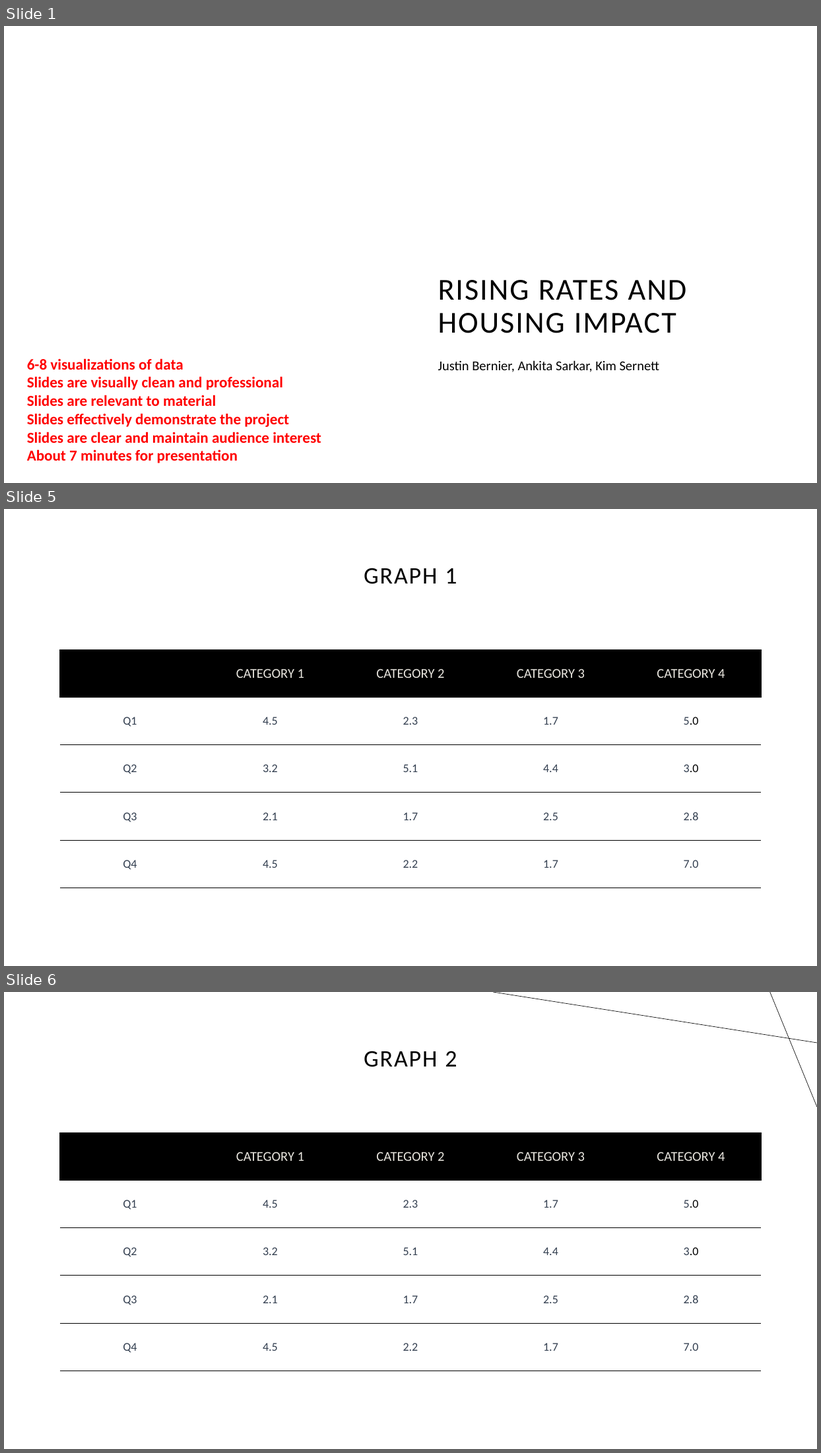
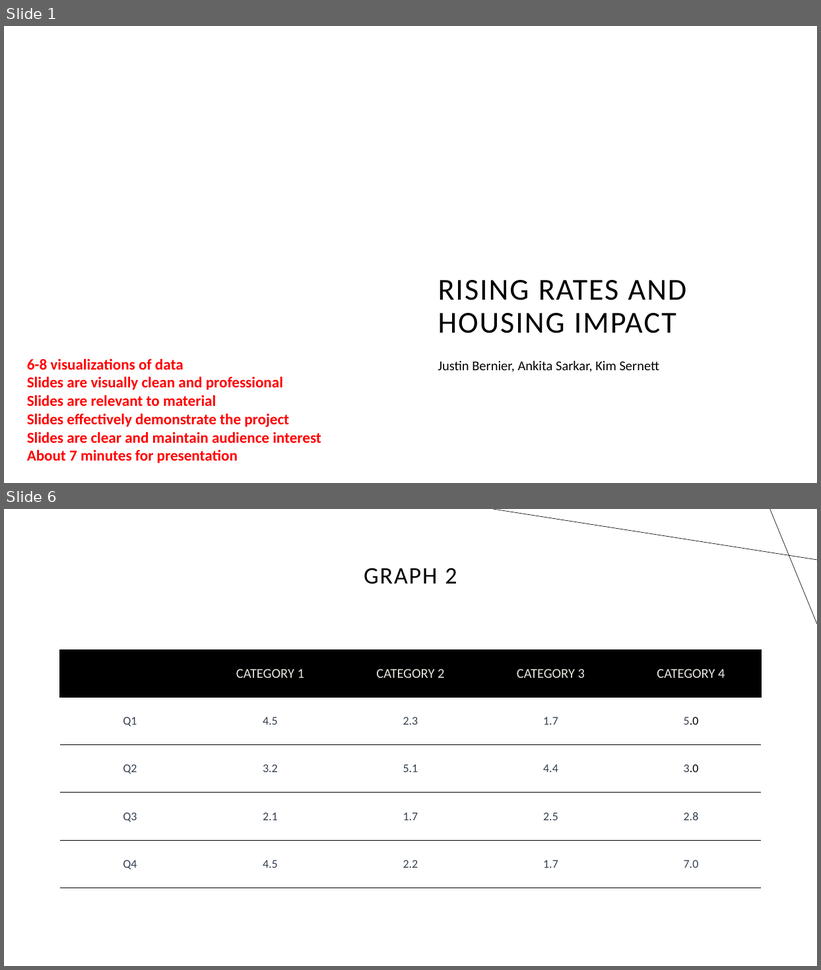
Before and after one commit to zarbin/UTA_Project-1, a slide deck: Presentation/slide_deck.pptx. Shown one above the other, each under a label of ours: slides 1, 5 and 6 before the commit, slides 1 and 6 after it; the slides between them are not shown. The pictures are 821x1453 and 821x970 pixels, drawn with LibreOffice and Linux fonts; fonts in the diff are those of the drawing; background and template pictures are left out. Boxes give left, top, right and bottom in pixels: in the first picture for what was removed or moved away, otherwise in the second. Text is boxed around its words. In the diff, an @@ line names an element or a change of style, - is before the commit and + after.

```diff
--- a/Presentation/slide_deck.pptx
+++ b/Presentation/slide_deck.pptx
@@ slide 5 removed at bbox=[4, 509, 817, 966], background #FFFFFF @@
@@ title removed at bbox=[364, 568, 457, 584] @@
-GRAPH 1
@@ table removed at bbox=[60, 650, 762, 889], 5 rows, 5 columns @@
- | CATEGORY 1 | CATEGORY 2 | CATEGORY 3 | CATEGORY 4
-Q1 | 4.5 | 2.3 | 1.7 | 5.0
-Q2 | 3.2 | 5.1 | 4.4 | 3.0
-Q3 | 2.1 | 1.7 | 2.5 | 2.8
-Q4 | 4.5 | 2.2 | 1.7 | 7.0
```
Also in this commit, not shown: 1 slide changed, 3 slides added, 2 other slides removed.
